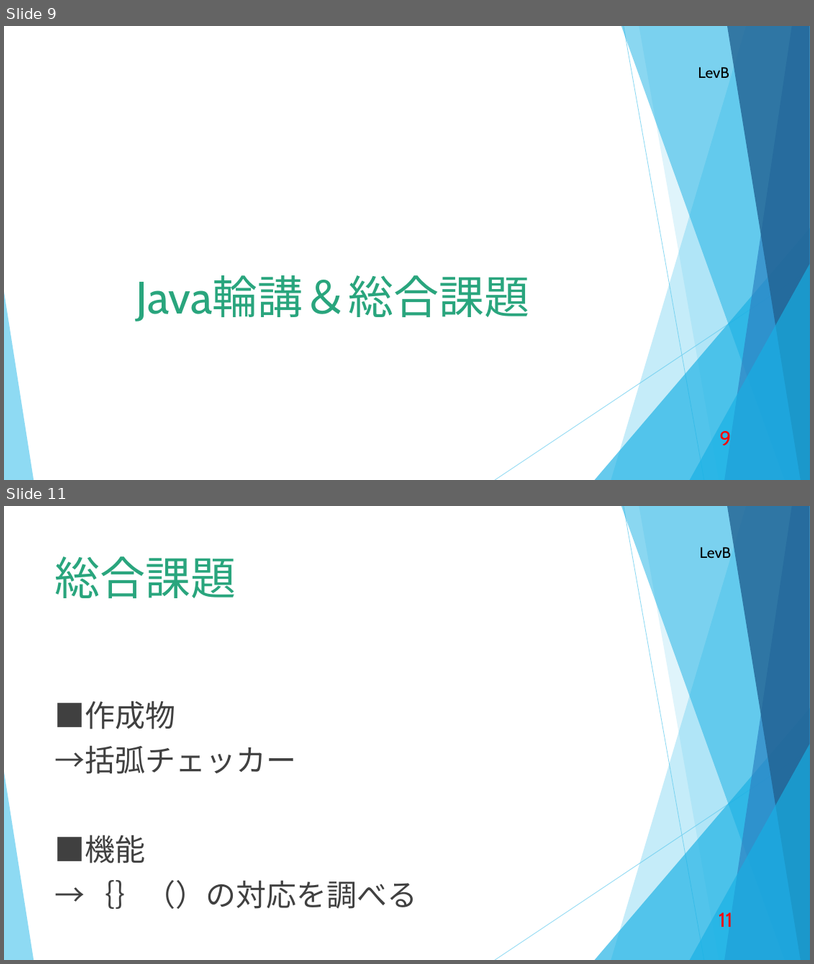
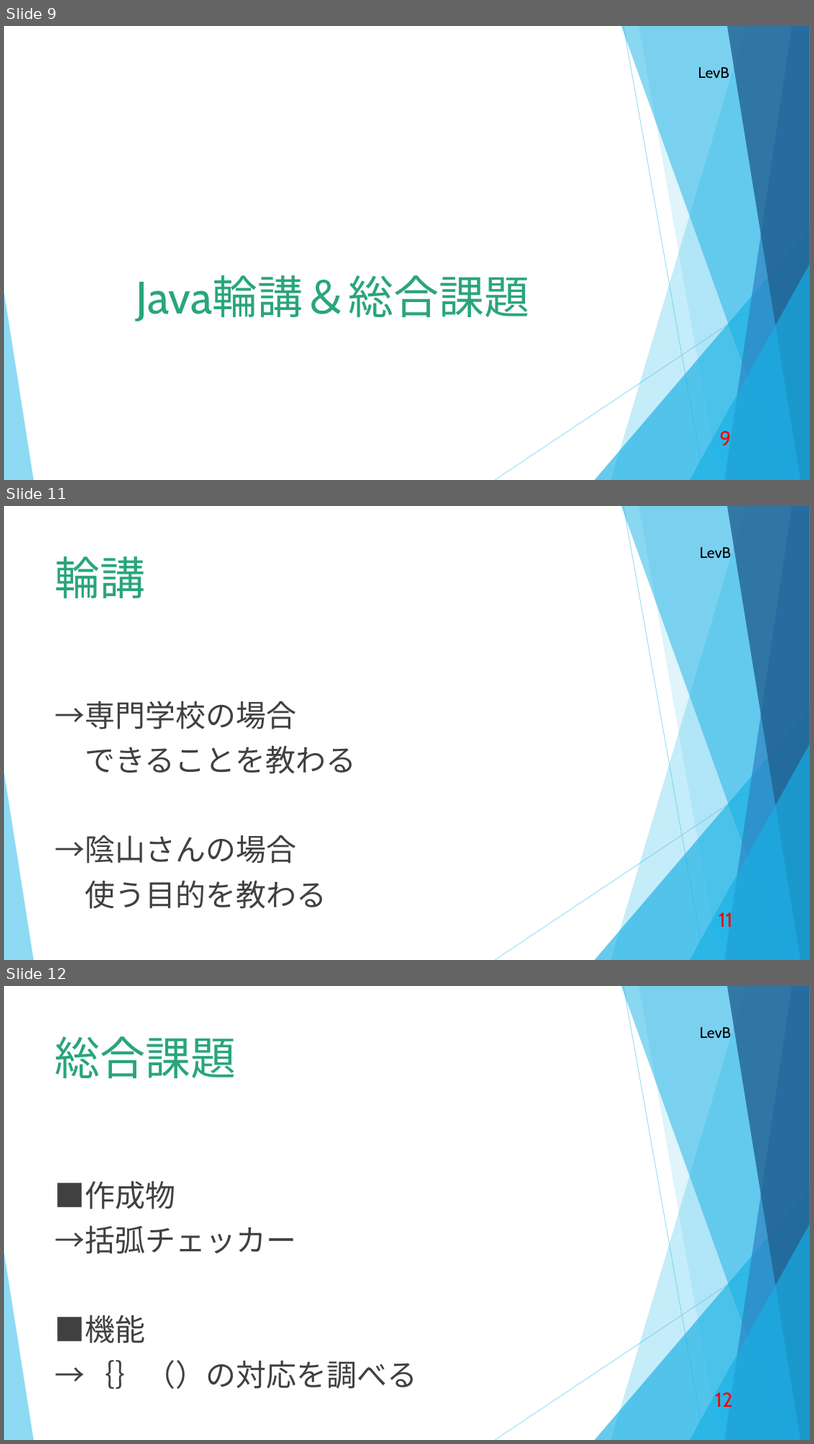
Before and after one commit to d-nakamura1/1st-training, a slide deck: 成果発表(中村大輝).pptx. Shown one above the other, each under a label of ours: slides 9 and 11 before the commit, slides 9, 11 and 12 after it; the slides between them are not shown. The pictures are 814x964 and 814x1444 pixels, drawn with LibreOffice and Linux fonts; fonts in the diff are those of the drawing. Boxes give left, top, right and bottom in pixels: in the first picture for what was removed or moved away, otherwise in the second. Text is boxed around its words. In the diff, an @@ line names an element or a change of style, - is before the commit and + after.

```diff
--- a/成果発表(中村大輝).pptx
+++ b/成果発表(中村大輝).pptx
@@ slide 11 added at (4, 506, 810, 960), background #FFFFFF; not listed: 11 template elements that a slide beside it also shows @@
@@ title added at (55, 556, 146, 598), 54 pt, text #29A57D @@
+輪講
@@ text added at (55, 700, 357, 908), 36 pt, text #404040 @@
+→専門学校の場合
+できることを教わる
+→陰山さんの場合
+使う目的を教わる
@@ page number added at (719, 912, 733, 926), 24 pt, text #FF0000 @@
+11
@@ what was slide 11 is now slide 12 @@
@@ page number at (715, 1392, 733, 1406): text changed @@
-11
+12
```
Also in this commit, not shown: 6 slides changed, 1 other slide added, 1 slide removed.
